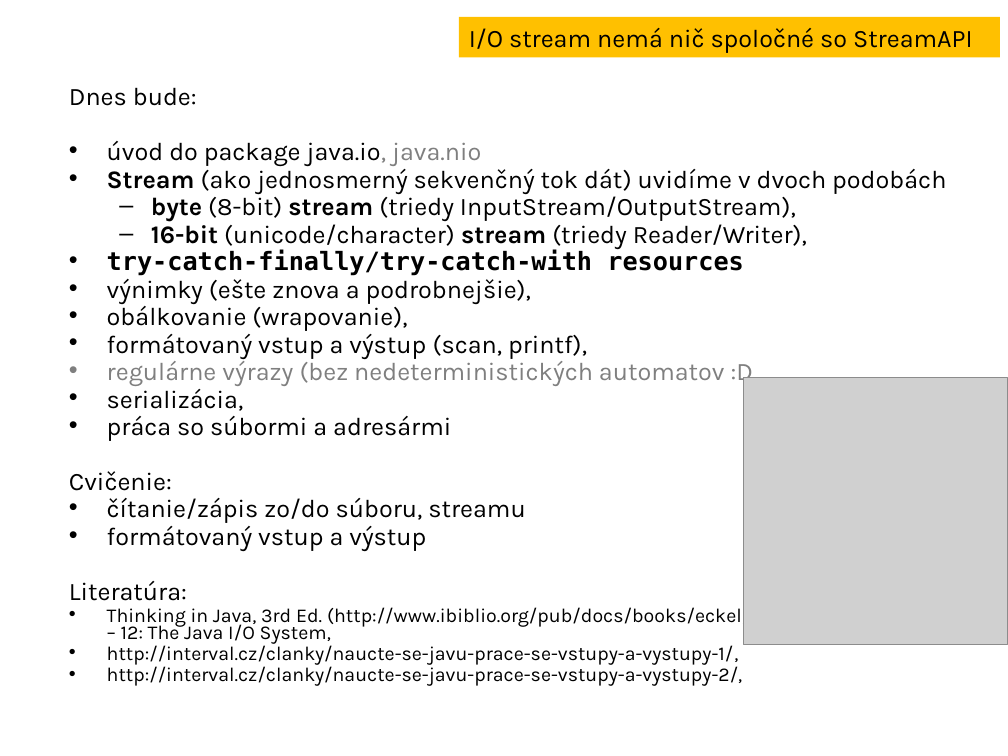
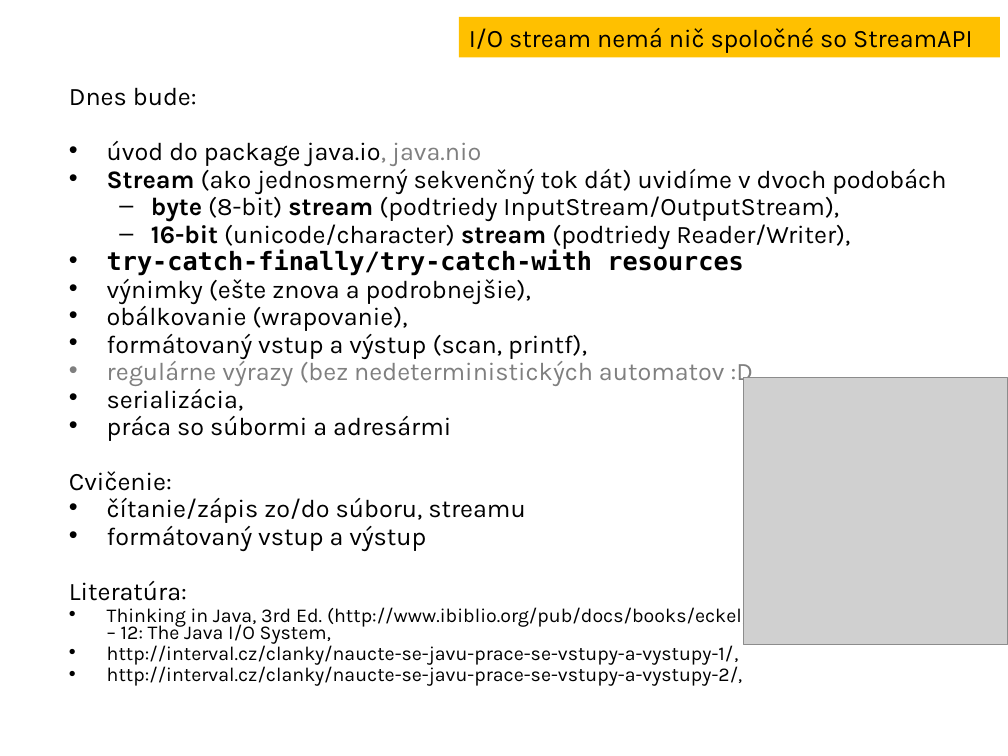
Before and after one commit to Programovanie4/Prednasky, a slide deck: slide 3 of 08/08_java.ppt (slide 2 before the commit). Drawn at 1008x756 pixels with LibreOffice and Linux fonts; fonts in the diff are those of the drawing; grey boxes stand for pictures. Boxes give left, top, right and bottom in pixels: in the first picture for what was removed or moved away, otherwise in the second. Text is boxed around its words. In the diff, an @@ line names an element or a change of style, - is before the commit and + after.

```diff
--- a/08/08_java.ppt
+++ b/08/08_java.ppt
@@ text at [151, 193, 850, 249]: text changed @@
-  – byte (8-bit) stream (triedy InputStream/OutputStream),
-  – 16-bit (unicode/character) stream (triedy Reader/Writer),
+  – byte (8-bit) stream (podtriedy InputStream/OutputStream),
+  – 16-bit (unicode/character) stream (podtriedy Reader/Writer),
```
Also in this commit, not shown: 3 other slides changed, 3 slides added, 5 other files.
